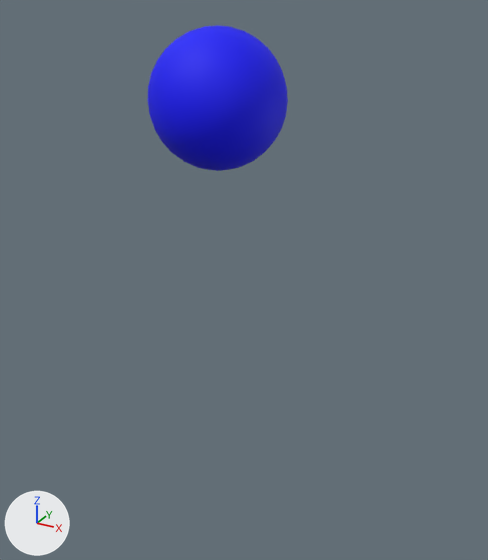
The FBX model AegisEngine/asset/model/human.fbx, before and after one commit.
Camera for both pictures: a 50 mm camera at (2.56, -4.26, 0.77) aimed at (0.15, 0.12, -1.42). Lighting does not change. The marker at lower left points along +X, +Y and +Z. Where no turn or scale is listed for an object, it has been applied to the vertices.

The older version as bpy lines, for what is in view:
```python
me_head_001 = bpy.data.meshes.new('Head.001')
me_head_001.from_pydata(...)  # a UV sphere (32 segments, 16 rings, poles along z) spanning x -0.5..0.5, y -0.5..0.5, z -0.5..0.5
me_head_001.materials.append(mat_material_002)
ob_head = bpy.data.objects.new('Head', me_head_001)
ob_head.location = (0.0, 0.0, 0.001)
```
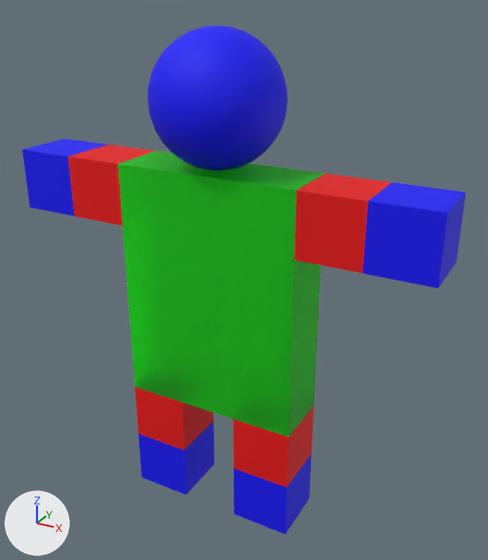
The newer file is also rescaled (x0.005), turned or shifted as a whole; pictures and numbers use the older file's frame.

Where the change shows, as pixel boxes (x1, y1, x2, y2) in the pictures (488 x 560 px):
'body', added
    after: (118, 151, 325, 437)
'arm004', added
    after: (363, 182, 466, 288)
'arm003', added
    after: (294, 173, 392, 273)
'leg003', added
    after: (233, 406, 314, 487)
'arm001', added
    after: (68, 145, 154, 226)
'leg004', added
    after: (234, 453, 312, 534)
'arm002', added
    after: (22, 139, 108, 216)
'leg002', added
    after: (138, 421, 215, 495)
'leg001', added
    after: (135, 387, 214, 450)

The edits, one by one:
Picture 'houtou.png' (img_houtou_png) is new.
Picture 'hou.png' (img_hou_png) is new.
Material 'Material.024' (mat_material_024) is new.
Uses the picture img_houtou_png.
Material 'Material.023' (mat_material_023) is new.
Uses the picture img_body_png.
Material 'Material.025' (mat_material_025) is new.
Uses the picture img_houtou_png.
Material 'Material.029' (mat_material_029) is new.
Uses the picture img_body_png.
Material 'Material.026' (mat_material_026) is new.
Uses the picture img_body_png.
Material 'Material.027' (mat_material_027) is new.
Uses the picture img_houtou_png.
Material 'Material.028' (mat_material_028) is new.
Uses the picture img_hou_png.
Material 'Material.021' (mat_material_021) is new.
Uses the picture img_houtou_png.
Mesh me_leg001_002 is new.
It is a box spanning x -0.25..0.25, y -0.25..0.25, z -0.25..0.25.
It uses material mat_material_024.
Mesh me_arm004_002 is new.
It is a box spanning x -0.25..0.25, y -0.25..0.25, z -0.25..0.25.
It uses material mat_material_023.
Mesh me_arm001_002 is new.
It is a box spanning x -0.25..0.25, y -0.25..0.25, z -0.25..0.25.
It uses material mat_material_025.
Mesh me_leg002_002 is new.
It is a box spanning x -0.25..0.25, y -0.25..0.25, z -0.25..0.25.
It uses material mat_material_029.
Mesh me_arm002_002 is new.
It is a box spanning x -0.25..0.25, y -0.25..0.25, z -0.25..0.25.
It uses material mat_material_026.
Mesh me_arm003_002 is new.
It is a box spanning x -0.25..0.25, y -0.25..0.25, z -0.25..0.25.
It uses material mat_material_027.
Mesh me_body_001 is new.
It is a box spanning x -0.75..0.75, y -0.25..0.25, z -1.0..1.0.
It uses material mat_material_028.
Mesh me_leg004_002 is new.
It is a box spanning x -0.25..0.25, y -0.25..0.25, z -0.25..0.25.
It uses material mat_material_002.
Mesh me_leg003_002 is new.
It is a box spanning x -0.25..0.25, y -0.25..0.25, z -0.25..0.25.
It uses material mat_material_021.
Object 'leg001' (ob_leg001) is new; it shows me_leg001_002.
Its location is (-0.5, 0.0, -2.749).
Object 'arm004' (ob_arm004) is new; it shows me_arm004_002.
Its location is (1.5, 0.0, -0.749).
Object 'arm001' (ob_arm001) is new; it shows me_arm001_002.
Its location is (-1.0, 0.0, -0.749).
Object 'leg002' (ob_leg002) is new; it shows me_leg002_002.
Its location is (-0.5, 0.0, -3.249).
Object 'arm002' (ob_arm002) is new; it shows me_arm002_002.
Its location is (-1.5, 0.0, -0.749).
Object 'arm003' (ob_arm003) is new; it shows me_arm003_002.
Its location is (1.0, 0.0, -0.749).
Object 'body' (ob_body) is new; it shows me_body_001.
Its location is (0.0, 0.0, -1.499).
Object 'leg004' (ob_leg004) is new; it shows me_leg004_002.
Its location is (0.5, 0.0, -3.249).
Object 'leg003' (ob_leg003) is new; it shows me_leg003_002.
Its location is (0.5, 0.0, -2.749).
